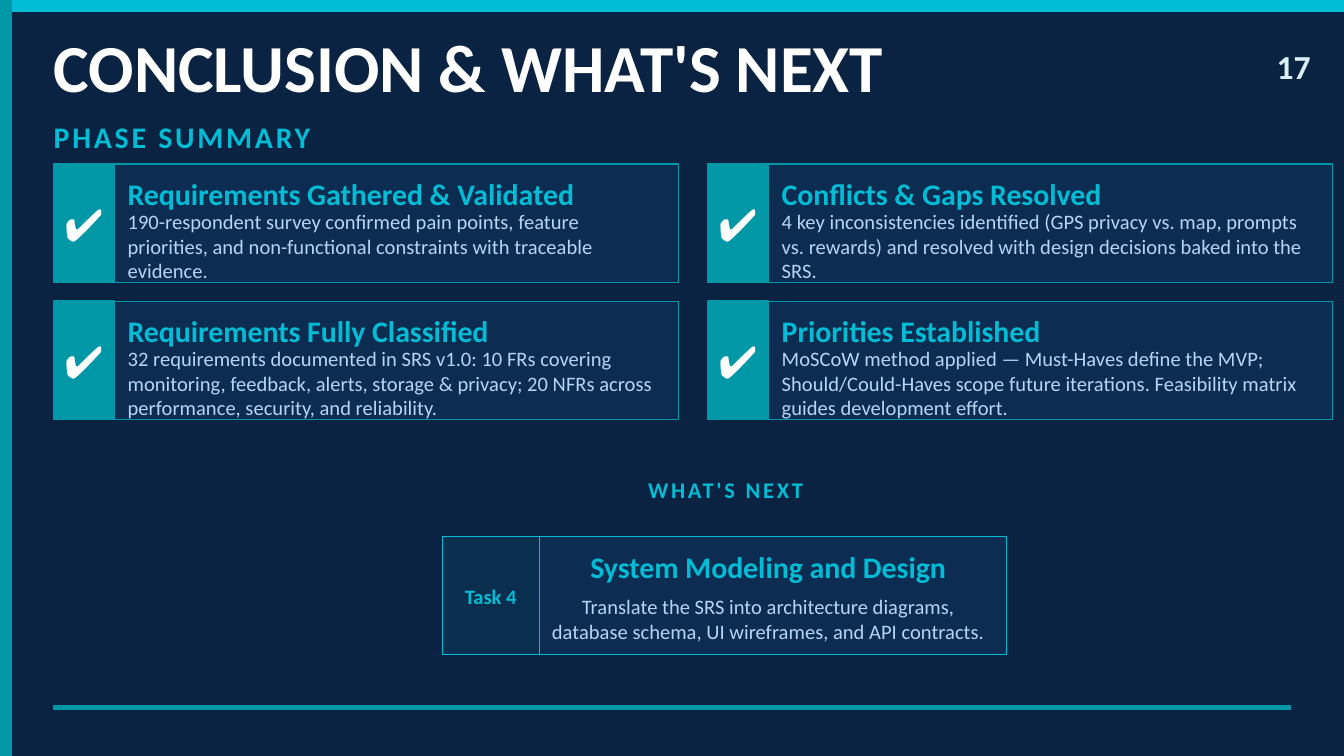
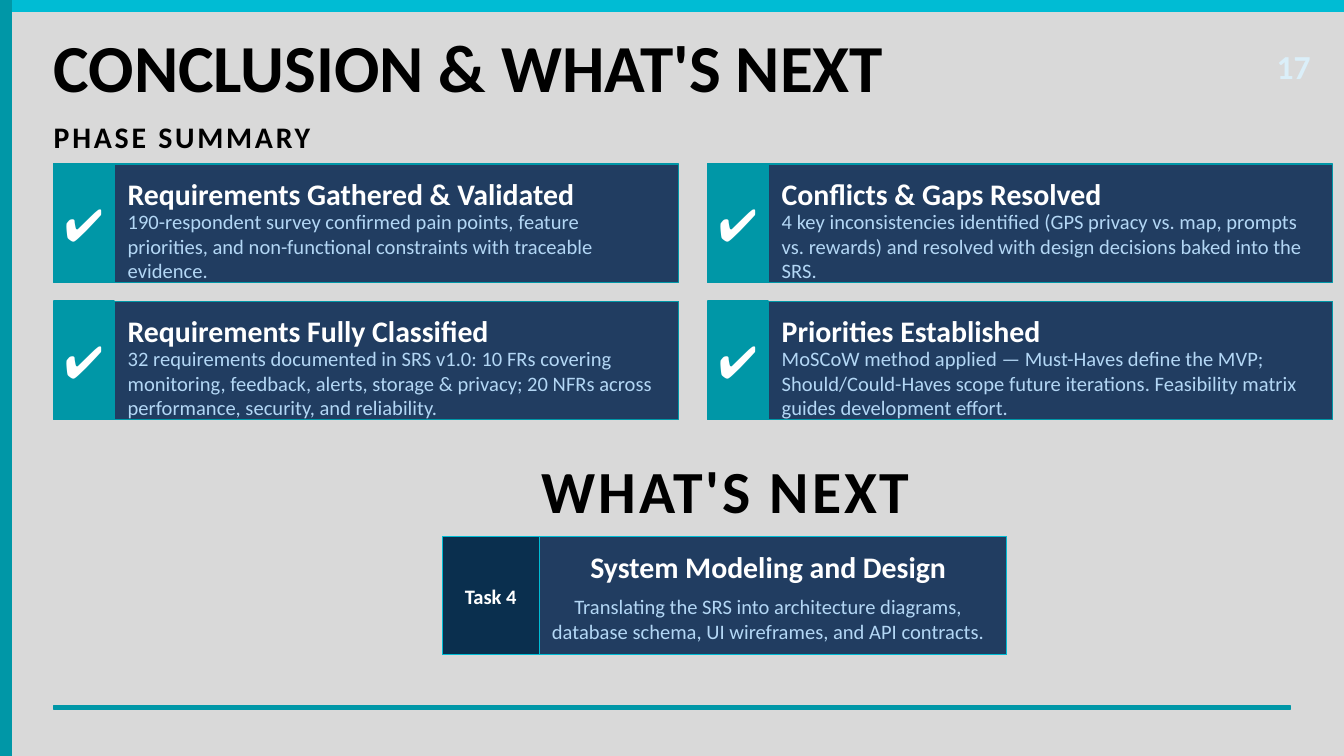
Before and after one commit to Sama-Mokom/CEF_440_Group_16, a slide deck: slide 18 of TASK 3/Group16 Task 3.pptx. Drawn at 1344x756 pixels with LibreOffice and Linux fonts; fonts in the diff are those of the drawing. Boxes give left, top, right and bottom in pixels: in the first picture for what was removed or moved away, otherwise in the second. Text is boxed around its words. In the diff, an @@ line names an element or a change of style, - is before the commit and + after.

Commit message:
More updated version of our task

```diff
--- a/TASK 3/Group16 Task 3.pptx
+++ b/TASK 3/Group16 Task 3.pptx
@@ background #0A2342 to #D9D9D9 @@
@@ text "CONCLUSION & WHAT'S NEXT" at bbox=[54, 46, 883, 93]: text colour #FFFFFF to #000000 @@
@@ text removed at bbox=[1277, 57, 1311, 79] @@
-17
@@ text "PHASE SUMMARY" at bbox=[54, 128, 310, 149]: text colour #00BCD4 to #000000 @@
@@ text colour #00BCD4 to #FFFFFF in 6 elements at bbox=[128, 184, 574, 210], bbox=[128, 321, 488, 347], bbox=[465, 589, 516, 604], bbox=[590, 557, 946, 583], bbox=[782, 184, 1101, 210], bbox=[782, 321, 1040, 343] @@
@@ text "WHAT'S NEXT" at bbox=[542, 472, 909, 514]: size 12 to 32 pt, text colour #00BCD4 to #000000 @@
@@ text at bbox=[552, 600, 984, 642]: text changed @@
-Translate the SRS into architecture diagrams, database schema, UI wireframes, and API contracts.
+Translating the SRS into architecture diagrams, database schema, UI wireframes, and API contracts.
```
Also in this commit, not shown: 12 other slides changed, 1 other file.
